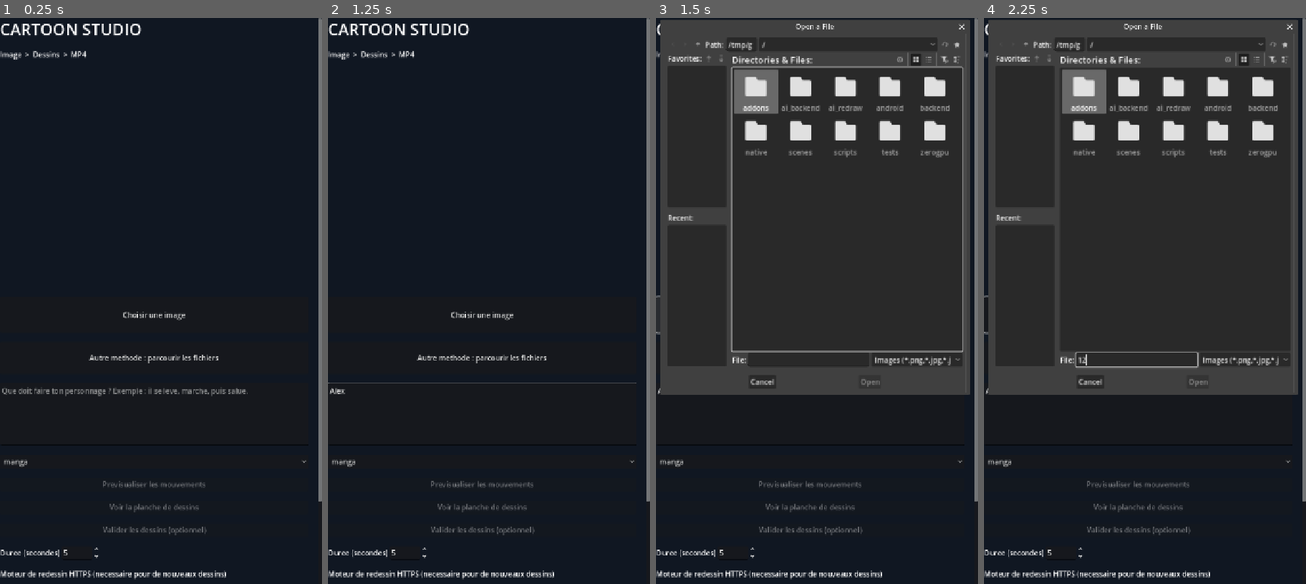
Above: before the commit, frames 1-4 (left to right).
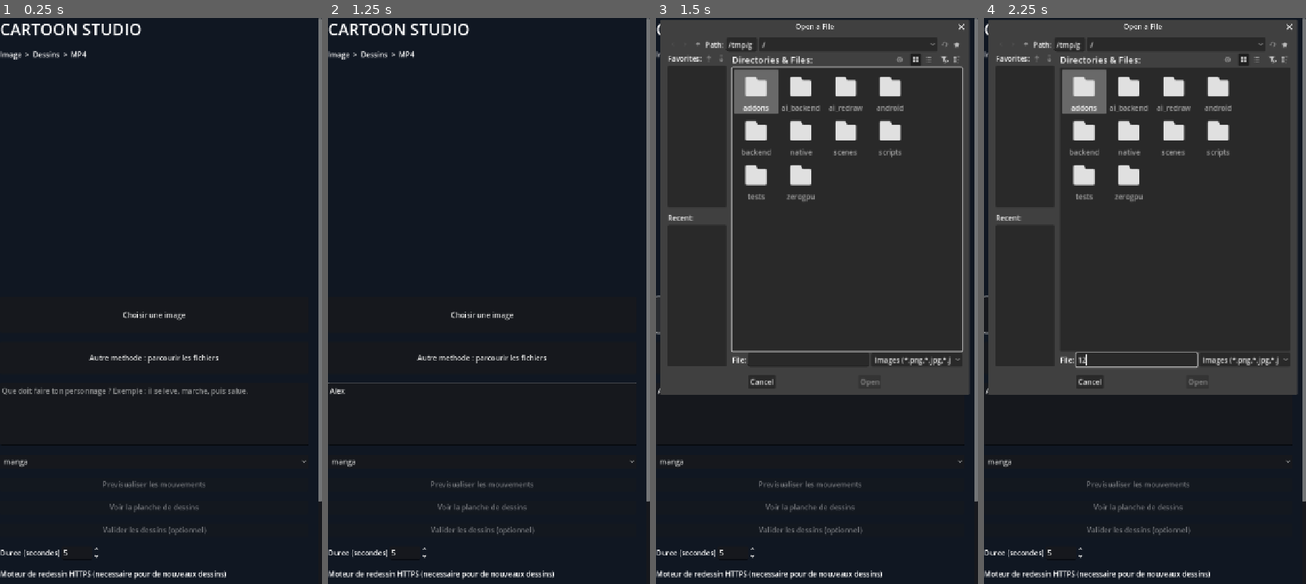
Above: after the commit, the same moments.

Repository: ericjamesempere-stack/MobileI2V-Xiaomi-
Game: Godot game, scene res://scenes/main.tscn
Two runs of this game, one before a commit and one after it. Both use one fixed random seed, a clock stepped at 60 frames per second and the inputs below.
Inputs (mouse positions are in pixels of both pictures, inside the frame that each line leads up to):
- Up to frame 1 (0.25 s): no input
- Up to frame 2 (1.25 s): click (482, 414) at 0.52 s; type "Alex" at 0.6 s
- Up to frame 3 (1.5 s): click "Choisir une image" at 1.25 s
- Up to frame 4 (2.25 s): click (1138, 357) at 2.02 s; type "12" at 2.1 s

Frames 1-2 are identical in both runs. In frame 3, 1.6% of the frame differs, in the area x 26-96%, y 1-66%; in frame 4, 1.5%.

Commit message:
Expose cached palette rendering to avoid reanalyzing reference per frame

Diff:
--- a/scripts/reference_guided_cartoon_renderer.gd
+++ b/scripts/reference_guided_cartoon_renderer.gd
@@ -10,8 +10,10 @@
     var appearance: Dictionary = Extractor.new().extract(reference)
     if not appearance.get("ok", false):
         return {"ok": false, "reason": appearance.get("reason", "appearance_failed")}
+    return render_with_palette(appearance["palette"], description, phase, size, action)
+
+func render_with_palette(palette: Array, description: String, phase: float = 0.0, size: Vector2i = Vector2i(360, 480), action: String = "danse") -> Dictionary:
     var frame: Image = Generator.new().render(description, phase, size, action)
-    var palette: Array = appearance["palette"]
     if palette.is_empty():
         return {"ok": false, "reason": "no_colors"}
     # Replace only known procedural clothing colors. Do not recolor face, eyes,
